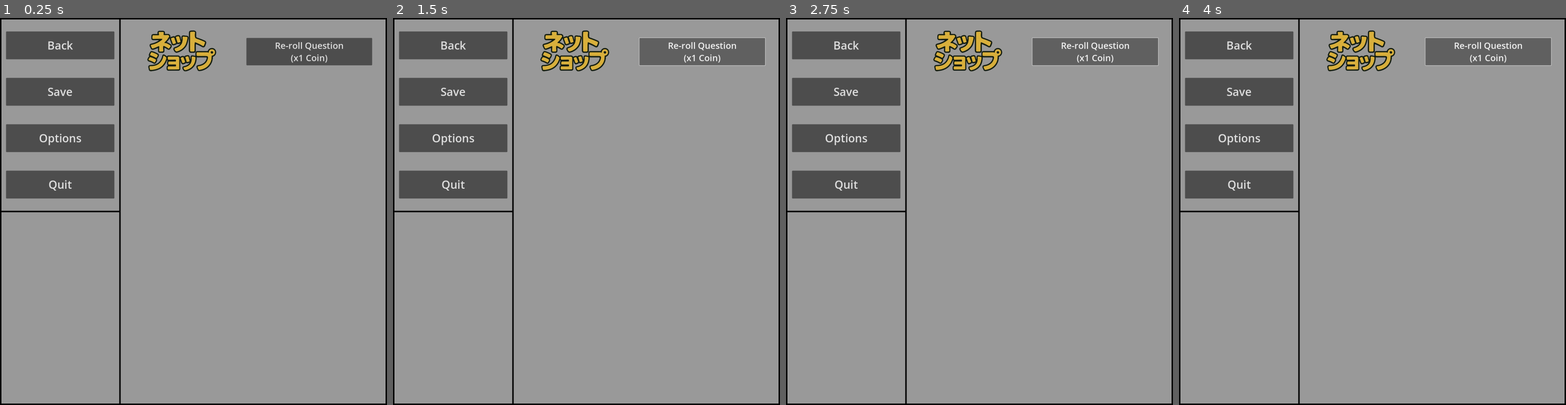
Above: before the commit, frames 1-4 (left to right).
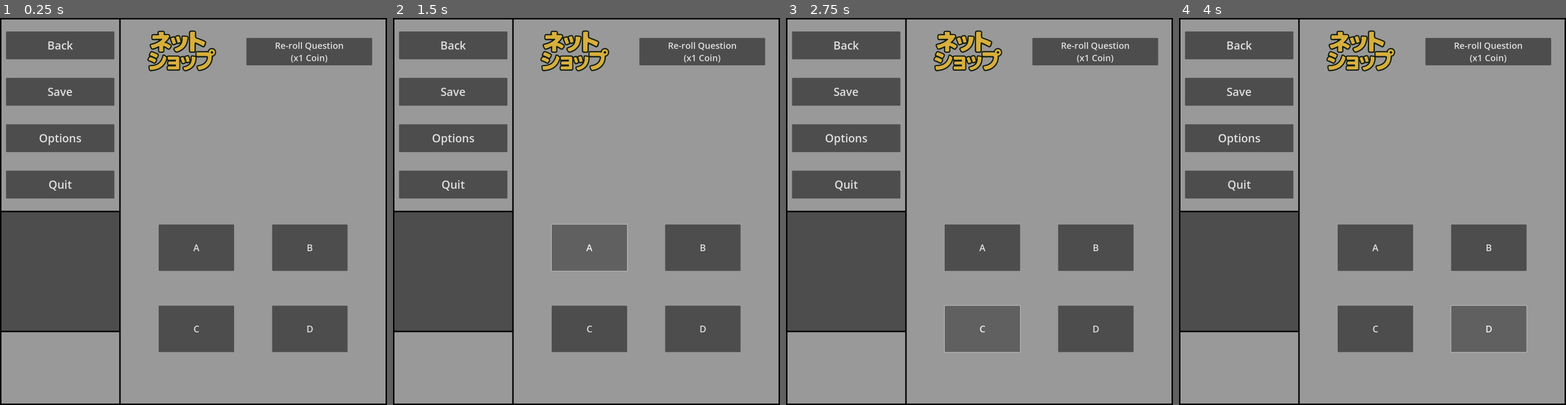
Above: after the commit, the same moments.

Repository: Izendi/egg_friend
Game: Godot game, scene res://assets/scenes/node_shop_view.tscn
Two runs of this game, one before a commit and one after it. Both use one fixed random seed, a clock stepped at 60 frames per second and the inputs below. This scene is started directly instead of the project's main scene.
Inputs:
- Up to frame 1 (0.25 s): no input
- Up to frame 2 (1.5 s): click "Re-roll Question (x1 Coin)" at 0.5 s; click "Re-roll Question (x1 Coin)" (after the commit: "A") at 1.25 s
- Up to frame 3 (2.75 s): click "Re-roll Question (x1 Coin)" (after the commit: "C") at 2 s
- Up to frame 4 (4 s): click "Re-roll Question (x1 Coin)" (after the commit: "B") at 2.75 s; click "Re-roll Question (x1 Coin)" (after the commit: "D") at 3.5 s

The runs differ from the first frame. In frame 1, 19% of the frame differs, in the area x 0-90%, y 50-87%; in frame 2, 19%, in the area x 0-97%, y 5-87%; in frame 3, 19%; in frame 4, 19%.
Error in both runs: Attempt to call function 'store_string' in base 'null instance' on a null instance. (res://assets/scripts/GLOBAL.gd:83)

Commit message:
added more menu options

Diff:
--- a/assets/scenes/node_quiz.tscn
+++ b/assets/scenes/node_quiz.tscn
@@ -97,32 +97,32 @@
 grow_vertical = 2
 theme_override_styles/panel = SubResource("StyleBoxFlat_1x316")
 
-[node name="Control_question_menu" type="Control" parent="CanvasLayer/PanelContainer_question_control_menu"]
-layout_mode = 2
-
-[node name="Control_Re_Roll" type="Control" parent="CanvasLayer/PanelContainer_question_control_menu/Control_question_menu"]
+[node name="Control_shop_item_menu" type="Control" parent="CanvasLayer/PanelContainer_question_control_menu"]
+layout_mode = 2
+
+[node name="Control_Re_Roll" type="Control" parent="CanvasLayer/PanelContainer_question_control_menu/Control_shop_item_menu"]
 anchors_preset = 0
 offset_left = 542.0
 offset_top = 80.0
 offset_right = 1084.0
 offset_bottom = 198.0
 
-[node name="Button" type="Button" parent="CanvasLayer/PanelContainer_question_control_menu/Control_question_menu/Control_Re_Roll"]
+[node name="Button" type="Button" parent="CanvasLayer/PanelContainer_question_control_menu/Control_shop_item_menu/Control_Re_Roll"]
 layout_mode = 0
 offset_right = 542.0
 offset_bottom = 118.0
 theme_override_font_sizes/font_size = 38
-text = "Re-roll Question
+text = "Re-roll Shop
 (x1 Coin)"
 
-[node name="Control_Quiz_Logo" type="Control" parent="CanvasLayer/PanelContainer_question_control_menu/Control_question_menu"]
+[node name="Control_Quiz_Logo" type="Control" parent="CanvasLayer/PanelContainer_question_control_menu/Control_shop_item_menu"]
 anchors_preset = 0
 offset_left = 50.0
 offset_top = 25.0
 offset_right = 450.0
 offset_bottom = 193.0
 
-[node name="TextureRect" type="TextureRect" parent="CanvasLayer/PanelContainer_question_control_menu/Control_question_menu/Control_Quiz_Logo"]
+[node name="TextureRect" type="TextureRect" parent="CanvasLayer/PanelContainer_question_control_menu/Control_shop_item_menu/Control_Quiz_Logo"]
 layout_mode = 0
 offset_left = 54.0
 offset_top = -39.0
@@ -131,33 +131,35 @@
 texture = ExtResource("2_eij6y")
 expand_mode = 1
 
-[node name="Control" type="Control" parent="CanvasLayer/PanelContainer_question_control_menu/Control_question_menu"]
+[node name="Control" type="Control" parent="CanvasLayer/PanelContainer_question_control_menu/Control_shop_item_menu"]
 anchors_preset = 0
 offset_top = 314.0
 offset_right = 1144.0
 offset_bottom = 1602.0
 
-[node name="Control" type="Control" parent="CanvasLayer/PanelContainer_question_control_menu/Control_question_menu/Control"]
+[node name="Control" type="Control" parent="CanvasLayer/PanelContainer_question_control_menu/Control_shop_item_menu/Control"]
 anchors_preset = 0
 offset_left = 164.0
 offset_top = 70.0
 offset_right = 489.0
 offset_bottom = 527.0
 
-[node name="TextureRect" type="TextureRect" parent="CanvasLayer/PanelContainer_question_control_menu/Control_question_menu/Control/Control"]
-layout_mode = 0
-offset_right = 325.0
-offset_bottom = 325.0
-texture = ExtResource("3_y4n6b")
-
-[node name="Button" type="Button" parent="CanvasLayer/PanelContainer_question_control_menu/Control_question_menu/Control/Control"]
-custom_minimum_size = Vector2(325, 100)
-layout_mode = 0
-offset_top = 355.0
-offset_right = 325.0
-offset_bottom = 455.0
-
-[node name="Control3" type="Control" parent="CanvasLayer/PanelContainer_question_control_menu/Control_question_menu/Control"]
+[node name="TextureRect" type="TextureRect" parent="CanvasLayer/PanelContainer_question_control_menu/Control_shop_item_menu/Control/Control"]
+layout_mode = 0
+offset_right = 325.0
+offset_bottom = 325.0
+texture = ExtResource("3_y4n6b")
+
+[node name="Button" type="Button" parent="CanvasLayer/PanelContainer_question_control_menu/Control_shop_item_menu/Control/Control"]
+custom_minimum_size = Vector2(325, 100)
+layout_mode = 0
+offset_top = 355.0
+offset_right = 325.0
+offset_bottom = 455.0
+theme_override_font_sizes/font_size = 40
+text = "Buy"
+
+[node name="Control3" type="Control" parent="CanvasLayer/PanelContainer_question_control_menu/Control_shop_item_menu/Control"]
 layout_mode = 3
 anchors_preset = 0
 offset_left = 164.0
@@ -165,19 +167,21 @@
 offset_right = 489.0
 offset_bottom = 1168.0
 
-[node name="TextureRect" type="TextureRect" parent="CanvasLayer/PanelContainer_question_control_menu/Control_question_menu/Control/Control3"]
-layout_mode = 0
-offset_right = 325.0
-offset_bottom = 325.0
-texture = ExtResource("3_y4n6b")
-
-[node name="Button" type="Button" parent="CanvasLayer/PanelContainer_question_control_menu/Control_question_menu/Control/Control3"]
-custom_minimum_size = Vector2(325, 100)
-offset_top = 355.0
-offset_right = 325.0
-offset_bottom = 455.0
-
-[node name="Control2" type="Control" parent="CanvasLayer/PanelContainer_question_control_menu/Control_question_menu/Control"]
+[node name="TextureRect" type="TextureRect" parent="CanvasLayer/PanelContainer_question_control_menu/Control_shop_item_menu/Control/Control3"]
+layout_mode = 0
+offset_right = 325.0
+offset_bottom = 325.0
+texture = ExtResource("3_y4n6b")
+
+[node name="Button" type="Button" parent="CanvasLayer/PanelContainer_question_control_menu/Control_shop_item_menu/Control/Control3"]
+custom_minimum_size = Vector2(325, 100)
+offset_top = 355.0
+offset_right = 325.0
+offset_bottom = 455.0
+theme_override_font_sizes/font_size = 40
+text = "Buy"
+
+[node name="Control2" type="Control" parent="CanvasLayer/PanelContainer_question_control_menu/Control_shop_item_menu/Control"]
 layout_mode = 3
 anchors_preset = 0
 offset_left = 653.0
@@ -185,19 +189,21 @@
 offset_right = 978.0
 offset_bottom = 527.0
 
-[node name="TextureRect" type="TextureRect" parent="CanvasLayer/PanelContainer_question_control_menu/Control_question_menu/Control/Control2"]
-layout_mode = 0
-offset_right = 325.0
-offset_bottom = 325.0
-texture = ExtResource("3_y4n6b")
-
-[node name="Button" type="Button" parent="CanvasLayer/PanelContainer_question_control_menu/Control_question_menu/Control/Control2"]
-custom_minimum_size = Vector2(325, 100)
-offset_top = 355.0
-offset_right = 325.0
-offset_bottom = 455.0
-
-[node name="Control4" type="Control" parent="CanvasLayer/PanelContainer_question_control_menu/Control_question_menu/Control"]
+[node name="TextureRect" type="TextureRect" parent="CanvasLayer/PanelContainer_question_control_menu/Control_shop_item_menu/Control/Control2"]
+layout_mode = 0
+offset_right = 325.0
+offset_bottom = 325.0
+texture = ExtResource("3_y4n6b")
+
+[node name="Button" type="Button" parent="CanvasLayer/PanelContainer_question_control_menu/Control_shop_item_menu/Control/Control2"]
+custom_minimum_size = Vector2(325, 100)
+offset_top = 355.0
+offset_right = 325.0
+offset_bottom = 455.0
+theme_override_font_sizes/font_size = 40
+text = "Buy"
+
+[node name="Control4" type="Control" parent="CanvasLayer/PanelContainer_question_control_menu/Control_shop_item_menu/Control"]
 layout_mode = 3
 anchors_preset = 0
 offset_left = 653.0
@@ -205,17 +211,19 @@
 offset_right = 978.0
 offset_bottom = 1168.0
 
-[node name="TextureRect" type="TextureRect" parent="CanvasLayer/PanelContainer_question_control_menu/Control_question_menu/Control/Control4"]
-layout_mode = 0
-offset_right = 325.0
-offset_bottom = 325.0
-texture = ExtResource("3_y4n6b")
-
-[node name="Button" type="Button" parent="CanvasLayer/PanelContainer_question_control_menu/Control_question_menu/Control/Control4"]
-custom_minimum_size = Vector2(325, 100)
-offset_top = 355.0
-offset_right = 325.0
-offset_bottom = 455.0
+[node name="TextureRect" type="TextureRect" parent="CanvasLayer/PanelContainer_question_control_menu/Control_shop_item_menu/Control/Control4"]
+layout_mode = 0
+offset_right = 325.0
+offset_bottom = 325.0
+texture = ExtResource("3_y4n6b")
+
+[node name="Button" type="Button" parent="CanvasLayer/PanelContainer_question_control_menu/Control_shop_item_menu/Control/Control4"]
+custom_minimum_size = Vector2(325, 100)
+offset_top = 355.0
+offset_right = 325.0
+offset_bottom = 455.0
+theme_override_font_sizes/font_size = 40
+text = "Buy"
 
 [node name="PanelContainer_ef_display" type="PanelContainer" parent="CanvasLayer"]
 anchors_preset = 15
@@ -232,7 +240,9 @@
 layout_mode = 2
 
 [node name="SubViewport" type="SubViewport" parent="CanvasLayer/PanelContainer_ef_display/SubViewportContainer"]
+handle_input_locally = false
 size = Vector2i(508, 511)
+render_target_update_mode = 4
 
 [node name="PanelContainer_ef_info" type="PanelContainer" parent="CanvasLayer"]
 anchors_preset = 15
--- a/assets/scenes/node_shop_view.tscn
+++ b/assets/scenes/node_shop_view.tscn
@@ -17,7 +17,14 @@
 border_width_bottom = 6
 border_color = Color(0, 0, 0, 1)
 
-[sub_resource type="StyleBoxFlat" id="StyleBoxFlat_eij6y"]
+[sub_resource type="StyleBoxFlat" id="StyleBoxFlat_1x8yr"]
+border_width_left = 6
+border_width_top = 3
+border_width_right = 3
+border_width_bottom = 3
+border_color = Color(0, 0, 0, 1)
+
+[sub_resource type="StyleBoxFlat" id="StyleBoxFlat_cpi5l"]
 border_width_left = 6
 border_width_top = 3
 border_width_right = 3
@@ -123,27 +130,98 @@
 texture = ExtResource("2_1x8yr")
 expand_mode = 1
 
-[node name="Control" type="Control" parent="CanvasLayer/PanelContainer_question_control_menu/Control_question_menu"]
+[node name="Control2" type="Control" parent="CanvasLayer/PanelContainer_question_control_menu/Control_question_menu"]
+layout_mode = 3
 anchors_preset = 0
 offset_top = 314.0
 offset_right = 1144.0
 offset_bottom = 1602.0
 
-[node name="PanelContainer" type="PanelContainer" parent="CanvasLayer"]
+[node name="Control" type="Control" parent="CanvasLayer/PanelContainer_question_control_menu/Control_question_menu/Control2"]
+anchors_preset = 0
+offset_left = 164.0
+offset_top = 570.0
+offset_right = 489.0
+offset_bottom = 770.0
+
+[node name="Button" type="Button" parent="CanvasLayer/PanelContainer_question_control_menu/Control_question_menu/Control2/Control"]
+custom_minimum_size = Vector2(325, 200)
+layout_mode = 0
+offset_right = 325.0
+offset_bottom = 100.0
+theme_override_font_sizes/font_size = 40
+text = "A"
+
+[node name="Control3" type="Control" parent="CanvasLayer/PanelContainer_question_control_menu/Control_question_menu/Control2"]
+layout_mode = 3
+anchors_preset = 0
+offset_left = 164.0
+offset_top = 920.0
+offset_right = 489.0
+offset_bottom = 1120.0
+
+[node name="Button" type="Button" parent="CanvasLayer/PanelContainer_question_control_menu/Control_question_menu/Control2/Control3"]
+custom_minimum_size = Vector2(325, 200)
+offset_right = 325.0
+offset_bottom = 100.0
+theme_override_font_sizes/font_size = 40
+text = "C"
+
+[node name="Control2" type="Control" parent="CanvasLayer/PanelContainer_question_control_menu/Control_question_menu/Control2"]
+layout_mode = 3
+anchors_preset = 0
+offset_left = 653.0
+offset_top = 570.0
+offset_right = 978.0
+offset_bottom = 770.0
+
+[node name="Button" type="Button" parent="CanvasLayer/PanelContainer_question_control_menu/Control_question_menu/Control2/Control2"]
+custom_minimum_size = Vector2(325, 100)
+offset_right = 325.0
+offset_bottom = 200.0
+theme_override_font_sizes/font_size = 40
+text = "B"
+
+[node name="Control4" type="Control" parent="CanvasLayer/PanelContainer_question_control_menu/Control_question_menu/Control2"]
+layout_mode = 3
+anchors_preset = 0
+offset_left = 653.0
+offset_top = 920.0
+offset_right = 978.0
+offset_bottom = 1120.0
+
+[node name="Button" type="Button" parent="CanvasLayer/PanelContainer_question_control_menu/Control_question_menu/Control2/Control4"]
+custom_minimum_size = Vector2(325, 200)
+offset_right = 325.0
+offset_bottom = 100.0
+theme_override_font_sizes/font_size = 40
+text = "D"
+
+[node name="PanelContainer_ef_display" type="PanelContainer" parent="CanvasLayer"]
 anchors_preset = 15
 anchor_right = 1.0
 anchor_bottom = 1.0
 offset_top = 834.0
+offset_right = -1151.0
+offset_bottom = -317.0
+grow_horizontal = 2
+grow_vertical = 2
+theme_override_styles/panel = SubResource("StyleBoxFlat_1x8yr")
+
+[node name="SubViewportContainer" type="SubViewportContainer" parent="CanvasLayer/PanelContainer_ef_display"]
+layout_mode = 2
+
+[node name="SubViewport" type="SubViewport" parent="CanvasLayer/PanelContainer_ef_display/SubViewportContainer"]
+handle_input_locally = false
+size = Vector2i(508, 511)
+render_target_update_mode = 4
+
+[node name="PanelContainer_ef_info" type="PanelContainer" parent="CanvasLayer"]
+anchors_preset = 15
+anchor_right = 1.0
+anchor_bottom = 1.0
+offset_top = 1351.0
 offset_right = -1151.0
 grow_horizontal = 2
 grow_vertical = 2
-theme_override_styles/panel = SubResource("StyleBoxFlat_eij6y")
-
-[node name="Control_ef_display" type="Control" parent="CanvasLayer/PanelContainer"]
-layout_mode = 2
-
-[node name="TextureRect" type="TextureRect" parent="CanvasLayer/PanelContainer/Control_ef_display"]
-custom_minimum_size = Vector2(508, 825)
-layout_mode = 0
-offset_right = 40.0
-offset_bottom = 40.0
+theme_override_styles/panel = SubResource("StyleBoxFlat_cpi5l")
Not shown: 1 places in assets/scenes/node_shop_view.tscn that only renumber resources
